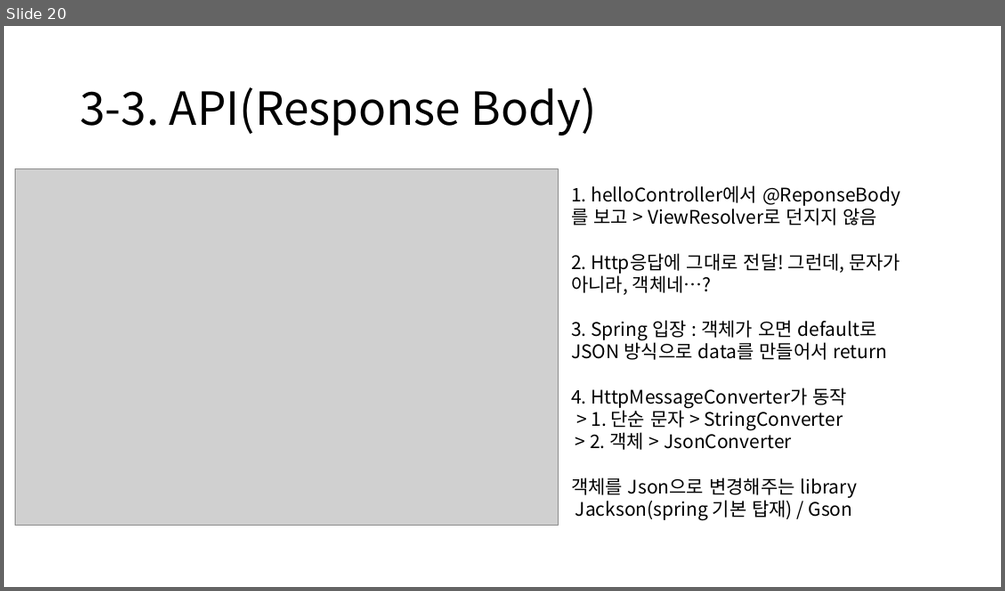
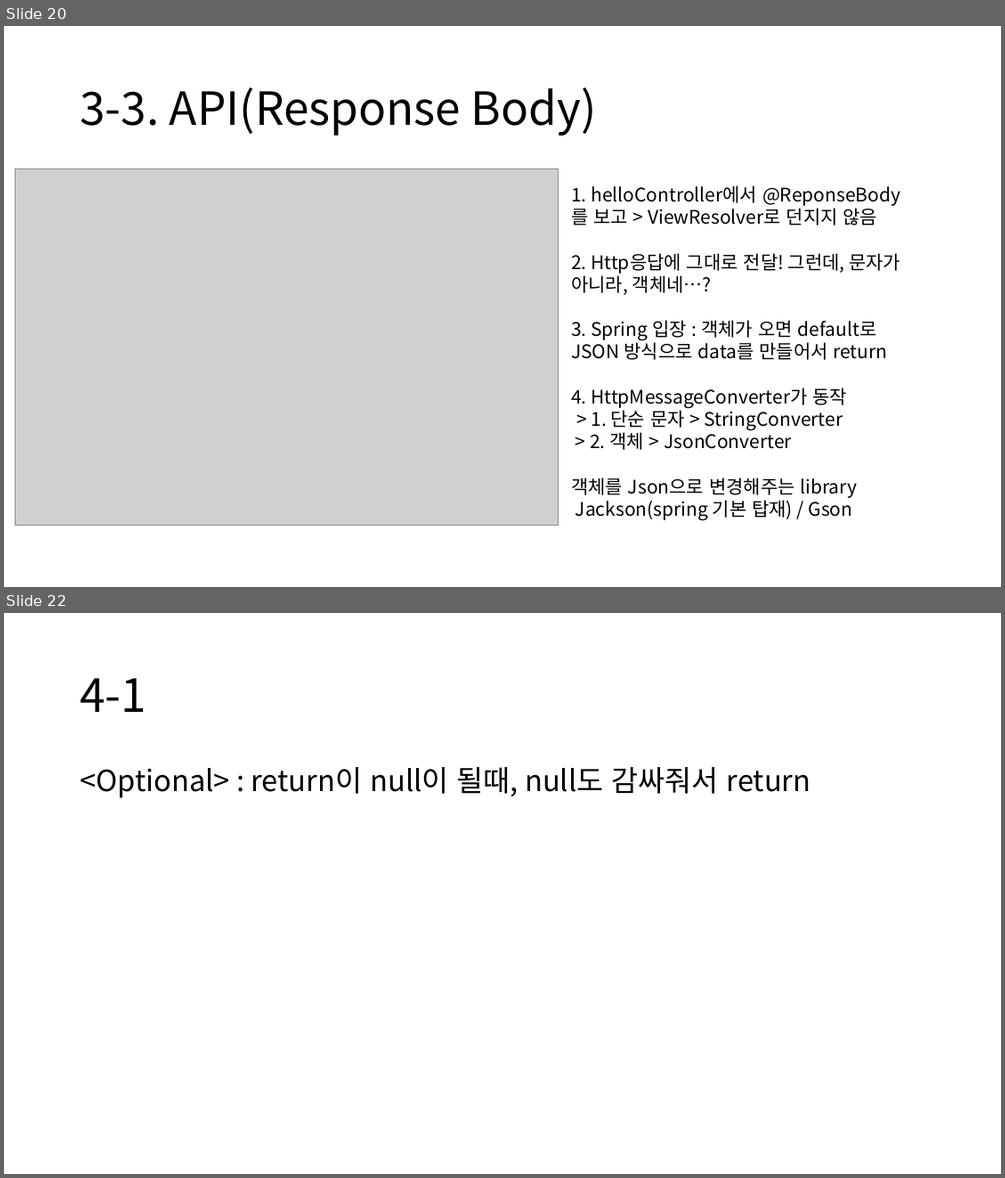
Before and after one commit to rkadbwkd/Spring-basic, a slide deck: Spring-basic.pptx. Shown one above the other, each under a label of ours: slide 20 before the commit, slides 20 and 22 after it; the slides between them are not shown. The pictures are 1005x591 and 1005x1178 pixels, drawn with LibreOffice and Linux fonts; fonts in the diff are those of the drawing; grey boxes stand for pictures. Boxes give left, top, right and bottom in pixels: in the first picture for what was removed or moved away, otherwise in the second. Text is boxed around its words. In the diff, an @@ line names an element or a change of style, - is before the commit and + after.

```diff
--- a/Spring-basic.pptx
+++ b/Spring-basic.pptx
@@ slide 22 added at (4, 613, 1001, 1174), background #FFFFFF @@
@@ title added at (80, 678, 146, 712), 44 pt, text #000000 @@
+4-1
@@ text added at (80, 767, 811, 798), 28 pt, text #000000 @@
+<Optional> : return이 null이 될때, null도 감싸줘서 return
```
Also in this commit, not shown: 1 other slide added, 3 other files.
